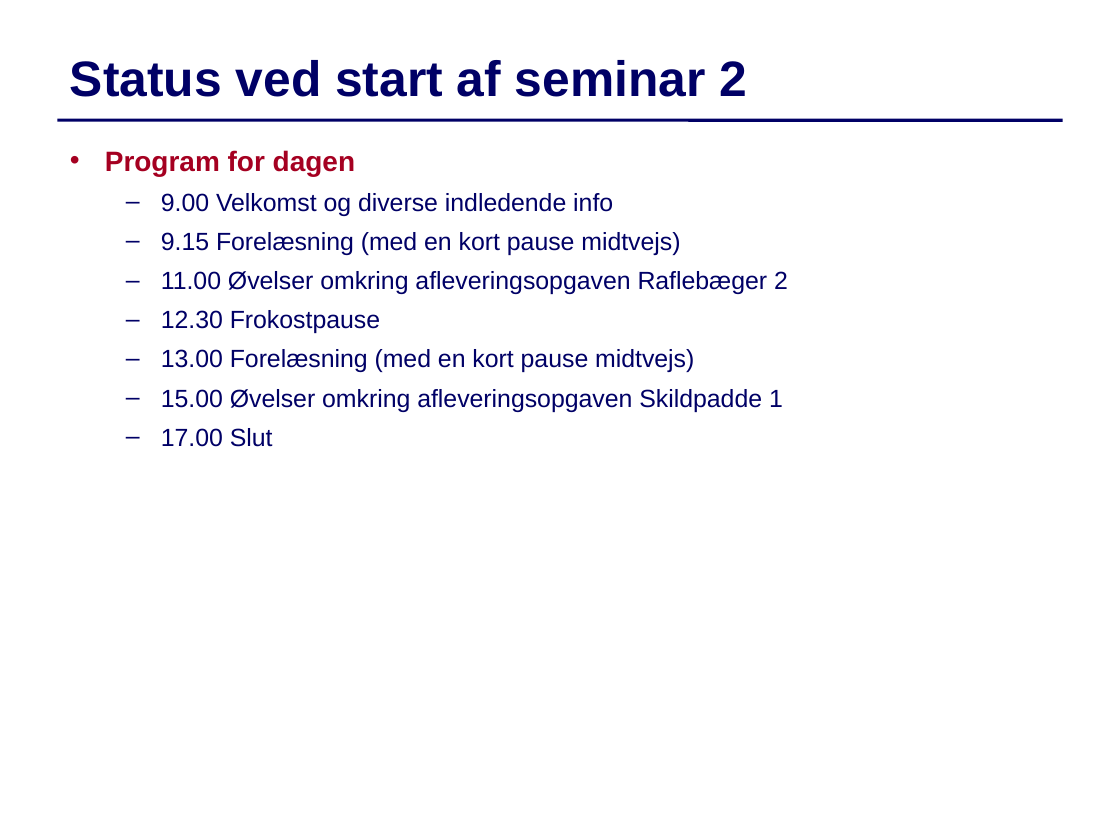
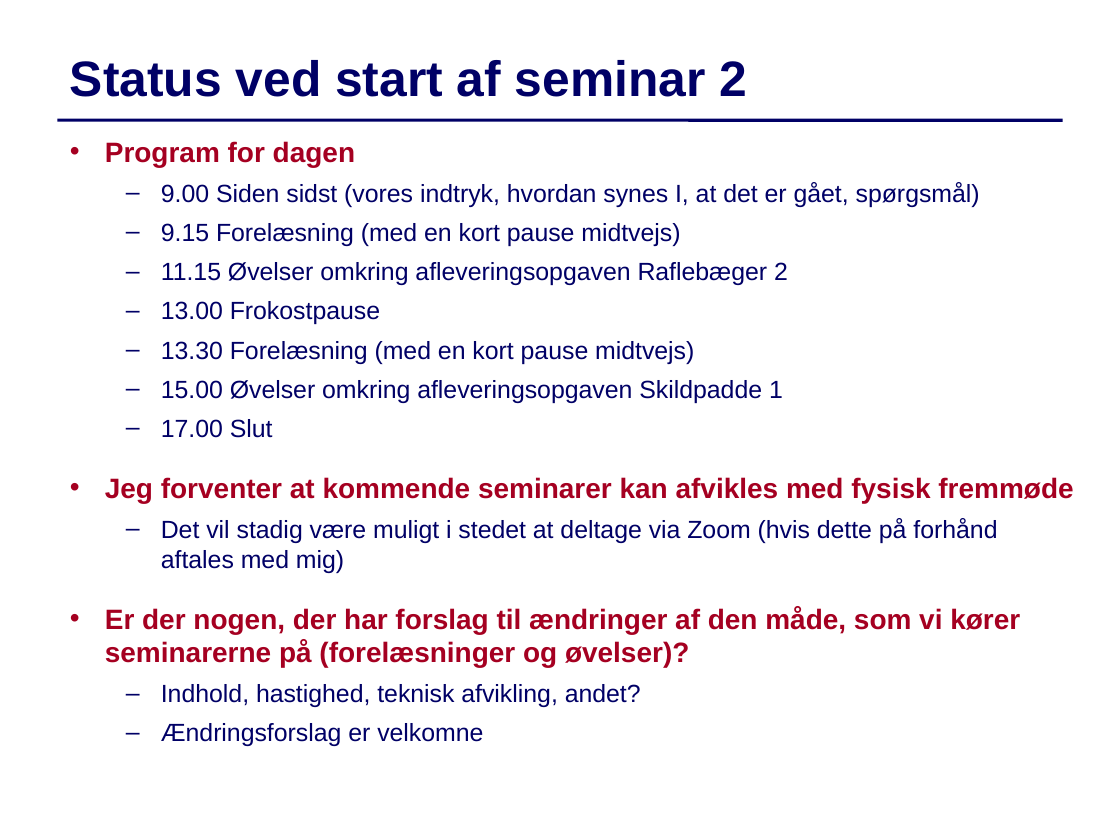
Before and after one commit to IntProgAU/Materiale, a slide deck: slide 1 of web/g22/status/Status2.pptx. Drawn at 1120x840 pixels with LibreOffice and Linux fonts; fonts in the diff are those of the drawing. Boxes give left, top, right and bottom in pixels: in the first picture for what was removed or moved away, otherwise in the second. Text is boxed around its words. In the diff, an @@ line names an element or a change of style, - is before the commit and + after.

```diff
--- a/web/g22/status/Status2.pptx
+++ b/web/g22/status/Status2.pptx
@@ text "Program for dagen": place and size @@
-text "Program for dagen" at bbox=[105, 150, 788, 447]
+text "Program for dagen" at bbox=[105, 141, 1073, 746]
@@ text at bbox=[161, 182, 980, 207]: text changed @@
-  – 9.00 Velkomst og diverse indledende info
+  – 9.00 Siden sidst (vores indtryk, hvordan synes I, at det er gået, spørgsmål)
@@ text at bbox=[161, 262, 788, 364]: text changed @@
-  – 11.00 Øvelser omkring afleveringsopgaven Raflebæger 2
-  – 12.30 Frokostpause
-  – 13.00 Forelæsning (med en kort pause midtvejs)
+  – 11.15 Øvelser omkring afleveringsopgaven Raflebæger 2
+  – 13.00 Frokostpause
+  – 13.30 Forelæsning (med en kort pause midtvejs)
@@ text at bbox=[105, 477, 1073, 746]: paragraphs added @@
+• Jeg forventer at kommende seminarer kan afvikles med fysisk fremmøde
+  – Det vil stadig være muligt i stedet at deltage via Zoom (hvis dette på forhånd aftales med mig)
+• Er der nogen, der har forslag til ændringer af den måde, som vi kører seminarerne på (forelæsninger og øvelser)?
+  – Indhold, hastighed, teknisk afvikling, andet?
+  – Ændringsforslag er velkomne
```
Also in this commit, not shown: 5 other slides changed, 1 slide removed, 5 other files.
